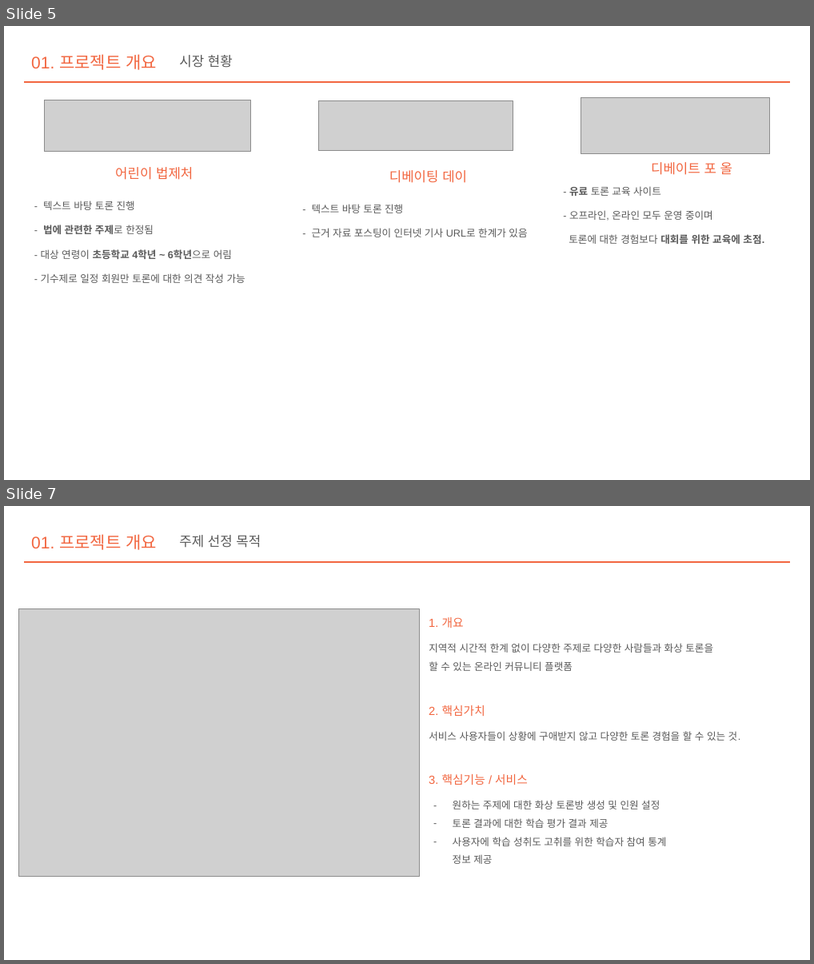
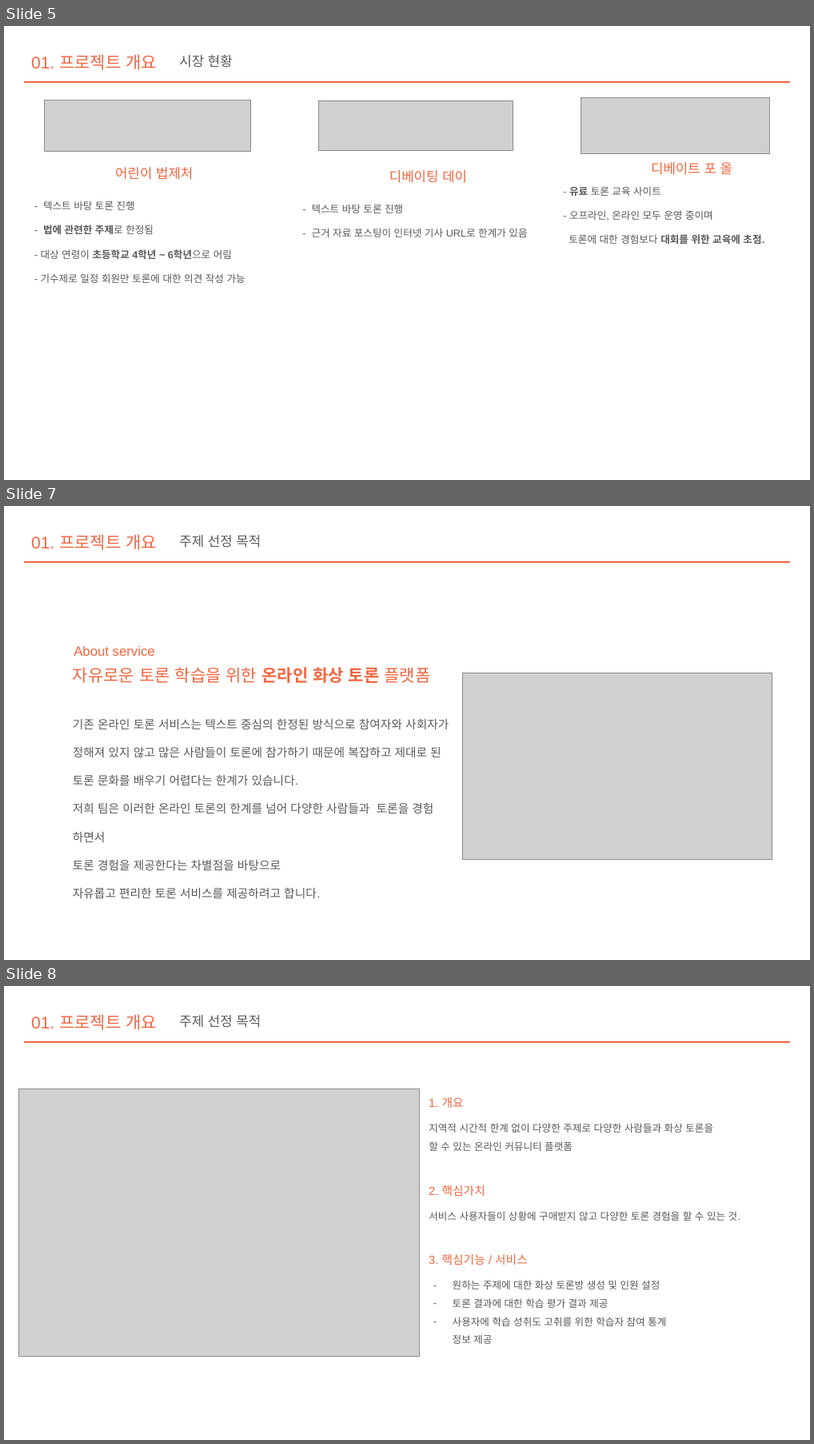
Before and after one commit to YeJinHong/Agora, a slide deck: 산출물/프로젝트관리/중간발표/RestContent_v0.2.pptx. Shown one above the other, each under a label of ours: slides 5 and 7 before the commit, slides 5, 7 and 8 after it; the slides between them are not shown. The pictures are 814x964 and 814x1444 pixels, drawn with LibreOffice and Linux fonts; fonts in the diff are those of the drawing; grey boxes stand for pictures. Boxes give left, top, right and bottom in pixels: in the first picture for what was removed or moved away, otherwise in the second. Text is boxed around its words. In the diff, an @@ line names an element or a change of style, - is before the commit and + after.

```diff
--- a/산출물/프로젝트관리/중간발표/RestContent_v0.2.pptx
+++ b/산출물/프로젝트관리/중간발표/RestContent_v0.2.pptx
@@ slide 7 added at bbox=[4, 506, 810, 960], background #FFFFFF; not listed: 1 template element that a slide beside it also shows @@
@@ text added at bbox=[31, 534, 157, 550], 20 pt, text #F26640 @@
+01. 프로젝트 개요
@@ text added at bbox=[179, 535, 261, 548], 16 pt, text #595959 @@
+주제 선정 목적
@@ text added at bbox=[74, 646, 155, 656], 16 pt, text #F26640 @@
+About service
@@ text added at bbox=[73, 667, 431, 683], 20 pt, text #F26640 @@
+자유로운 토론 학습을 위한 온라인 화상 토론 플랫폼
@@ picture added at bbox=[463, 673, 772, 860] @@
@@ text added at bbox=[73, 719, 449, 898], 14 pt, text #595959 @@
+기존 온라인 토론 서비스는 텍스트 중심의 한정된 방식으로 참여자와 사회자가 정해져 있지 않고 많은 사람들이 토론에 참가하기 때문에 복잡하고 제대로 된 토론 문화를 배우기 어렵다는 한계가 있습니다.
+저희 팀은 이러한 온라인 토론의 한계를 넘어 다양한 사람들과 토론을 경험 하면서
+토론 경험을 제공한다는 차별점을 바탕으로
+자유롭고 편리한 토론 서비스를 제공하려고 합니다.
@@ what was slide 7 is now slide 8 @@
```
Also in this commit, not shown: 2 slides changed, 1 other file.
